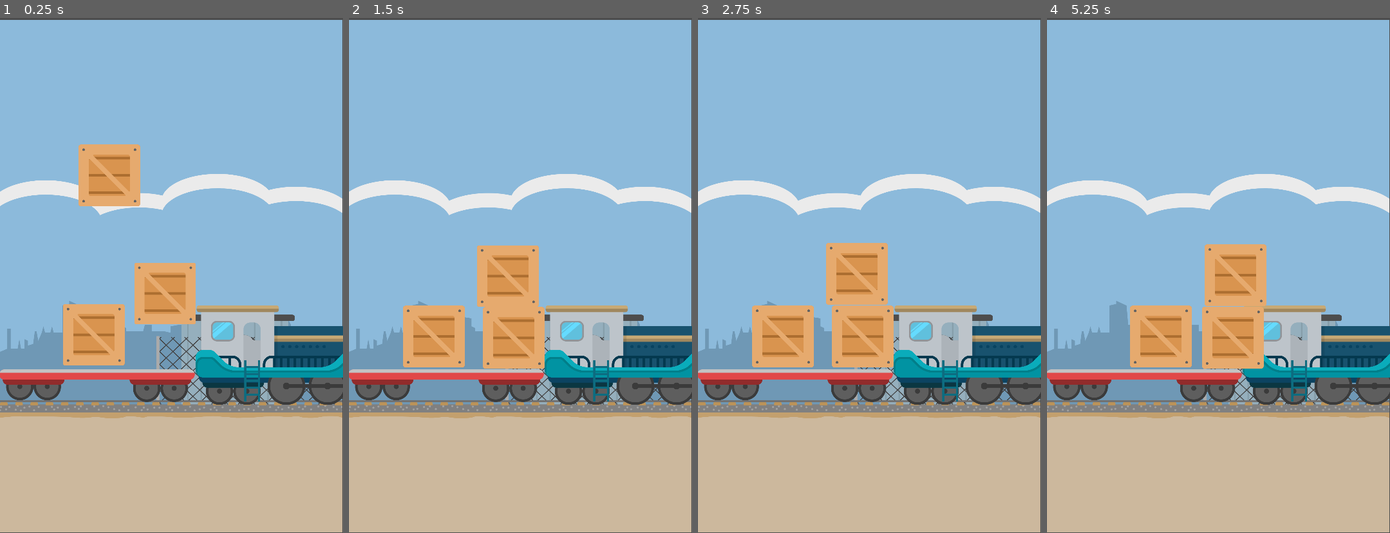
Above: before the commit, frames 1-4 (left to right).
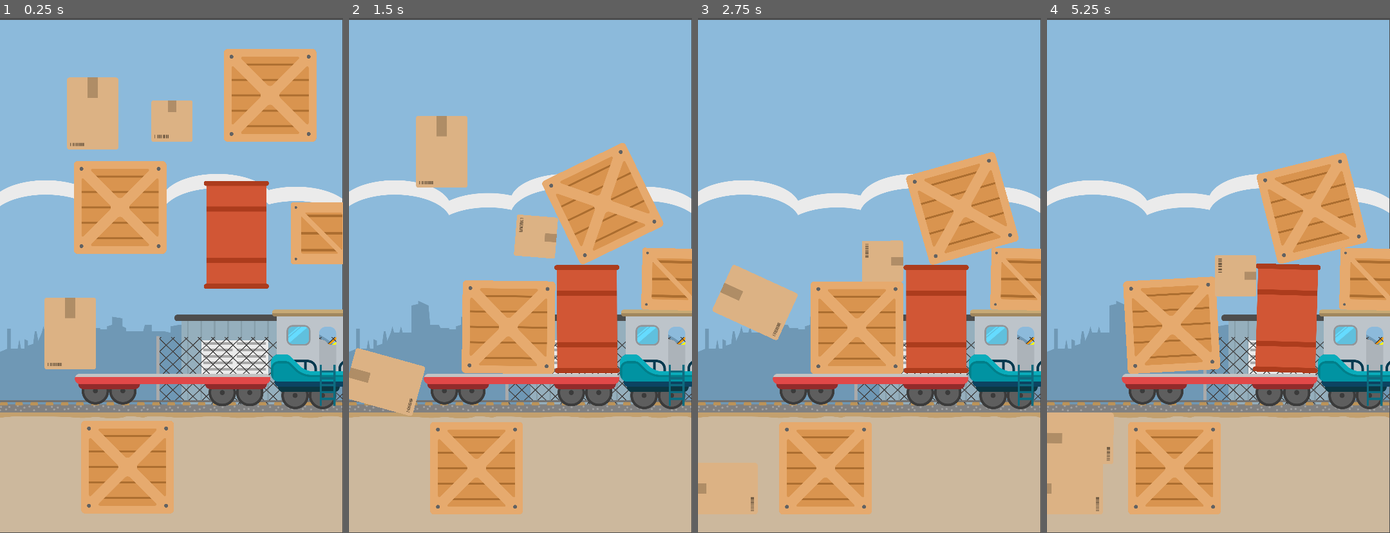
Above: after the commit, the same moments.

Repository: bonsaipropaganda/train-game
Game: Godot game, scene res://scenes/main.tscn
Same seed, same stepped clock (60 frames per second), same inputs: the game is played once before the commit and once after it.
Inputs (mouse positions are in pixels of both pictures, inside the frame that each line leads up to):
- Up to frame 1 (0.25 s): no input
- Up to frame 2 (1.5 s): move the mouse to (458, 229) at 0.52 s; press the mouse at (458, 229) at 0.53 s; move the mouse to (513, 337) at 1.27 s; release the mouse at (513, 337) at 1.28 s; click (513, 337) at 1.35 s
- Up to frame 3 (2.75 s): move the mouse to (783, 337) at 2.02 s; press the mouse at (783, 337) at 2.03 s
- Up to frame 4 (5.25 s): move the mouse to (1201, 378) at 2.77 s; release the mouse at (1201, 378) at 2.78 s; click (1201, 378) at 2.85 s; move the mouse to (1321, 352) at 3.52 s; press the mouse at (1321, 352) at 3.53 s; tap Enter at 4.25 s; move the mouse to (1115, 198) at 4.27 s; release the mouse at (1115, 198) at 4.28 s; click (1115, 198) at 4.35 s; tap Space at 5 s; move the mouse to (1235, 275) at 5.02 s; press the mouse at (1235, 275) at 5.03 s

The runs differ from the first frame. In frame 1, 37% of the frame differs, in the area x 0-100%, y 6-97%; in frame 2, 33%; in frame 3, 32%; in frame 4, 32%.

Commit message:
added cargo

Diff:
--- a/scenes/cargo.gd
+++ b/code/cargo.gd
@@ -1,4 +1,4 @@
-extends CharacterBody2D
+extends RigidBody2D
 
 
 var selected = false
@@ -12,11 +12,16 @@
 	else: selected = true
 
 func _physics_process(delta: float) -> void:
-	move_and_slide()
-	# gravity logic
-	if not is_on_floor():
-		velocity.y += gravity * delta
+#	move_and_slide()
+#	# gravity logic
+#	if not is_on_floor() and not selected:
+#		velocity.y += gravity * delta
 
 	# pick up logic
 	if selected:
+		set_collision_mask_value(2, false)
+		freeze = true
 		global_position = lerp(global_position, get_global_mouse_position(), 25 * delta)
+	else:
+		freeze = false
+		set_collision_mask_value(2, true)
--- a/scenes/cargo.tscn
+++ /dev/null
@@ -1,29 +0,0 @@
-[gd_scene load_steps=5 format=3 uid="uid://lf3qkuxkclks"]
-
-[ext_resource type="Script" path="res://scenes/cargo.gd" id="1_24gut"]
-[ext_resource type="Texture2D" uid="uid://3p86djvs55f5" path="res://art/Crates etc/CrateSmall.png" id="1_lof4d"]
-
-[sub_resource type="RectangleShape2D" id="RectangleShape2D_nsu0h"]
-size = Vector2(114, 117)
-
-[sub_resource type="RectangleShape2D" id="RectangleShape2D_4a106"]
-size = Vector2(114.5, 117)
-
-[node name="Cargo" type="CharacterBody2D"]
-script = ExtResource("1_24gut")
-
-[node name="CollisionShape2D" type="CollisionShape2D" parent="."]
-position = Vector2(-1, 1.5)
-shape = SubResource("RectangleShape2D_nsu0h")
-
-[node name="Sprite2D" type="Sprite2D" parent="."]
-scale = Vector2(0.4, 0.4)
-texture = ExtResource("1_lof4d")
-
-[node name="Area2D" type="Area2D" parent="."]
-
-[node name="CollisionShape2D" type="CollisionShape2D" parent="Area2D"]
-position = Vector2(-0.25, -0.5)
-shape = SubResource("RectangleShape2D_4a106")
-
-[connection signal="input_event" from="Area2D" to="." method="_on_area_2d_input_event"]
--- /dev/null
+++ b/scenes/cargo/barrel.tscn
@@ -0,0 +1,24 @@
+[gd_scene load_steps=4 format=3 uid="uid://jvbcyqnpyogb"]
+
+[ext_resource type="PackedScene" uid="uid://lf3qkuxkclks" path="res://scenes/cargo/cargo.tscn" id="1_nk448"]
+[ext_resource type="Texture2D" uid="uid://n3fgukvi5p7f" path="res://art/Crates etc/Barrel.png" id="2_00cps"]
+
+[sub_resource type="RectangleShape2D" id="RectangleShape2D_vka5w"]
+size = Vector2(111.125, 199.25)
+
+[node name="Barrel" instance=ExtResource("1_nk448")]
+mass = 0.4
+
+[node name="CollisionPolygon2D" type="CollisionPolygon2D" parent="." index="0"]
+polygon = PackedVector2Array(61, 101, -61, 101, -61, 91, -56, 91, -56, -91, -61, -91, -61, -101, 61, -101, 61, -90, 56, -90, 56, 91, 61, 91)
+
+[node name="CollisionShape2D" parent="." index="1"]
+position = Vector2(0, 0)
+
+[node name="Sprite2D" parent="." index="2"]
+texture = ExtResource("2_00cps")
+
+[node name="CollisionShape2D" parent="Area2D" index="0"]
+visible = false
+position = Vector2(0.4375, -0.625)
+shape = SubResource("RectangleShape2D_vka5w")
--- /dev/null
+++ b/scenes/cargo/cardboard_small.tscn
@@ -0,0 +1,24 @@
+[gd_scene load_steps=5 format=3 uid="uid://cw7e3nb2c0g3d"]
+
+[ext_resource type="PackedScene" uid="uid://lf3qkuxkclks" path="res://scenes/cargo/cargo.tscn" id="1_vkdyw"]
+[ext_resource type="Texture2D" uid="uid://bjfgjec5rs3h0" path="res://art/Crates etc/CardboardSmall.png" id="2_uuqe5"]
+
+[sub_resource type="RectangleShape2D" id="RectangleShape2D_4sy2l"]
+size = Vector2(75.5, 72.5)
+
+[sub_resource type="RectangleShape2D" id="RectangleShape2D_po2nf"]
+size = Vector2(76, 76)
+
+[node name="CardboardSmall" instance=ExtResource("1_vkdyw")]
+mass = 0.1
+
+[node name="CollisionShape2D" parent="." index="0"]
+position = Vector2(0.25, -1)
+shape = SubResource("RectangleShape2D_4sy2l")
+
+[node name="Sprite2D" parent="." index="1"]
+texture = ExtResource("2_uuqe5")
+
+[node name="CollisionShape2D" parent="Area2D" index="0"]
+position = Vector2(0, 0)
+shape = SubResource("RectangleShape2D_po2nf")
--- /dev/null
+++ b/scenes/cargo/cardboard_tall.tscn
@@ -0,0 +1,24 @@
+[gd_scene load_steps=5 format=3 uid="uid://dr2o0shesy2hd"]
+
+[ext_resource type="PackedScene" uid="uid://lf3qkuxkclks" path="res://scenes/cargo/cargo.tscn" id="1_tu5nf"]
+[ext_resource type="Texture2D" uid="uid://b1we7omnfy1t1" path="res://art/Crates etc/CardboardTall.png" id="2_7hnvt"]
+
+[sub_resource type="RectangleShape2D" id="RectangleShape2D_g3snw"]
+size = Vector2(94, 132.75)
+
+[sub_resource type="RectangleShape2D" id="RectangleShape2D_nidao"]
+size = Vector2(97, 134)
+
+[node name="CardboardTall" instance=ExtResource("1_tu5nf")]
+mass = 0.12
+
+[node name="CollisionShape2D" parent="." index="0"]
+position = Vector2(0, -0.375)
+shape = SubResource("RectangleShape2D_g3snw")
+
+[node name="Sprite2D" parent="." index="1"]
+texture = ExtResource("2_7hnvt")
+
+[node name="CollisionShape2D" parent="Area2D" index="0"]
+position = Vector2(0.5, -1)
+shape = SubResource("RectangleShape2D_nidao")
--- /dev/null
+++ b/scenes/cargo/cargo.tscn
@@ -0,0 +1,23 @@
+[gd_scene load_steps=2 format=3 uid="uid://lf3qkuxkclks"]
+
+[ext_resource type="Script" path="res://code/cargo.gd" id="1_1kvnw"]
+
+[node name="Cargo" type="RigidBody2D"]
+collision_layer = 3
+collision_mask = 3
+mass = 0.25
+gravity_scale = 0.5
+script = ExtResource("1_1kvnw")
+
+[node name="CollisionShape2D" type="CollisionShape2D" parent="."]
+position = Vector2(-1, 1.5)
+
+[node name="Sprite2D" type="Sprite2D" parent="."]
+scale = Vector2(0.4, 0.4)
+
+[node name="Area2D" type="Area2D" parent="."]
+
+[node name="CollisionShape2D" type="CollisionShape2D" parent="Area2D"]
+position = Vector2(-0.25, -0.5)
+
+[connection signal="input_event" from="Area2D" to="." method="_on_area_2d_input_event"]
--- /dev/null
+++ b/scenes/cargo/crate_big.tscn
@@ -0,0 +1,24 @@
+[gd_scene load_steps=5 format=3 uid="uid://c0mei788y83pl"]
+
+[ext_resource type="PackedScene" uid="uid://lf3qkuxkclks" path="res://scenes/cargo/cargo.tscn" id="1_lxppm"]
+[ext_resource type="Texture2D" uid="uid://eq1dh0ldlpx1" path="res://art/Crates etc/CrateBig.png" id="2_ewkp1"]
+
+[sub_resource type="RectangleShape2D" id="RectangleShape2D_024kh"]
+size = Vector2(174, 171)
+
+[sub_resource type="RectangleShape2D" id="RectangleShape2D_d4y2o"]
+size = Vector2(172, 172)
+
+[node name="CrateBig" instance=ExtResource("1_lxppm")]
+
+[node name="CollisionShape2D" parent="." index="0"]
+position = Vector2(0, -0.5)
+shape = SubResource("RectangleShape2D_024kh")
+
+[node name="Sprite2D" parent="." index="1"]
+scale = Vector2(0.3, 0.3)
+texture = ExtResource("2_ewkp1")
+
+[node name="CollisionShape2D" parent="Area2D" index="0"]
+position = Vector2(0, 0)
+shape = SubResource("RectangleShape2D_d4y2o")
--- /dev/null
+++ b/scenes/cargo/crate_small.tscn
@@ -0,0 +1,23 @@
+[gd_scene load_steps=5 format=3 uid="uid://bifpdbipt7rbs"]
+
+[ext_resource type="PackedScene" uid="uid://lf3qkuxkclks" path="res://scenes/cargo/cargo.tscn" id="1_o018x"]
+[ext_resource type="Texture2D" uid="uid://3p86djvs55f5" path="res://art/Crates etc/CrateSmall.png" id="2_mkmyk"]
+
+[sub_resource type="RectangleShape2D" id="RectangleShape2D_qynul"]
+size = Vector2(114, 114)
+
+[sub_resource type="RectangleShape2D" id="RectangleShape2D_2vst0"]
+size = Vector2(114, 115)
+
+[node name="CrateSmall" instance=ExtResource("1_o018x")]
+
+[node name="CollisionShape2D" parent="." index="0"]
+position = Vector2(0, 0)
+shape = SubResource("RectangleShape2D_qynul")
+
+[node name="Sprite2D" parent="." index="1"]
+texture = ExtResource("2_mkmyk")
+
+[node name="CollisionShape2D" parent="Area2D" index="0"]
+position = Vector2(0, 0.5)
+shape = SubResource("RectangleShape2D_2vst0")
--- a/scenes/game_scene.tscn
+++ b/scenes/game_scene.tscn
@@ -1,9 +1,14 @@
-[gd_scene load_steps=5 format=3 uid="uid://6mefnskswu1p"]
+[gd_scene load_steps=10 format=3 uid="uid://6mefnskswu1p"]
 
 [ext_resource type="Texture2D" uid="uid://cmf0r5hefdna" path="res://art/Background/Background.png" id="1_giw0q"]
 [ext_resource type="PackedScene" uid="uid://byvdqqfcsxwip" path="res://scenes/train.tscn" id="2_jndsp"]
 [ext_resource type="PackedScene" uid="uid://bb3cu507wseap" path="res://scenes/train_bed.tscn" id="3_182li"]
-[ext_resource type="PackedScene" uid="uid://lf3qkuxkclks" path="res://scenes/cargo.tscn" id="4_ywgj4"]
+[ext_resource type="PackedScene" uid="uid://38q3c8lxx2ea" path="res://scenes/invisble_barrier.tscn" id="5_7tujy"]
+[ext_resource type="PackedScene" uid="uid://c0mei788y83pl" path="res://scenes/cargo/crate_big.tscn" id="5_kcnev"]
+[ext_resource type="PackedScene" uid="uid://jvbcyqnpyogb" path="res://scenes/cargo/barrel.tscn" id="6_nv88b"]
+[ext_resource type="PackedScene" uid="uid://cw7e3nb2c0g3d" path="res://scenes/cargo/cardboard_small.tscn" id="7_yk7vb"]
+[ext_resource type="PackedScene" uid="uid://dr2o0shesy2hd" path="res://scenes/cargo/cardboard_tall.tscn" id="8_0i5gc"]
+[ext_resource type="PackedScene" uid="uid://bifpdbipt7rbs" path="res://scenes/cargo/crate_small.tscn" id="9_ae7kk"]
 
 [node name="game_scene" type="Node2D"]
 
@@ -13,16 +18,49 @@
 texture = ExtResource("1_giw0q")
 
 [node name="Train" parent="." instance=ExtResource("2_jndsp")]
-position = Vector2(560, 618)
+position = Vector2(701, 626)
 
 [node name="TrainBed" parent="." instance=ExtResource("3_182li")]
-position = Vector2(181, 675)
+position = Vector2(322, 683)
 
-[node name="Cargo" parent="." instance=ExtResource("4_ywgj4")]
-position = Vector2(204, 265)
+[node name="InvisbleBarrier" parent="." instance=ExtResource("5_7tujy")]
+position = Vector2(317, 967)
+scale = Vector2(-4.22024, 1)
 
-[node name="Cargo2" parent="." instance=ExtResource("4_ywgj4")]
-position = Vector2(308, 485)
+[node name="InvisbleBarrier2" parent="." instance=ExtResource("5_7tujy")]
+position = Vector2(298, -45)
+scale = Vector2(-4.22024, 1)
 
-[node name="Cargo3" parent="." instance=ExtResource("4_ywgj4")]
-position = Vector2(175, 562)
+[node name="InvisbleBarrier3" parent="." instance=ExtResource("5_7tujy")]
+position = Vector2(-136, 502)
+rotation = 1.5708
+scale = Vector2(-5.33017, 1)
+
+[node name="InvisbleBarrier4" parent="." instance=ExtResource("5_7tujy")]
+position = Vector2(729, 499)
+rotation = 1.5708
+scale = Vector2(-5.33017, 1)
+
+[node name="CrateBig" parent="." instance=ExtResource("5_kcnev")]
+position = Vector2(224, 339)
+
+[node name="Barrel" parent="." instance=ExtResource("6_nv88b")]
+position = Vector2(441, 390)
+
+[node name="CardboardSmall" parent="." instance=ExtResource("7_yk7vb")]
+position = Vector2(321, 178)
+
+[node name="CardboardTall" parent="." instance=ExtResource("8_0i5gc")]
+position = Vector2(173, 164)
+
+[node name="CrateBig2" parent="." instance=ExtResource("5_kcnev")]
+position = Vector2(504, 130)
+
+[node name="CrateBig3" parent="." instance=ExtResource("5_kcnev")]
+position = Vector2(238, 823)
+
+[node name="CardboardTall2" parent="." instance=ExtResource("8_0i5gc")]
+position = Vector2(131, 574)
+
+[node name="CrateSmall" parent="." instance=ExtResource("9_ae7kk")]
+position = Vector2(600, 387)
--- /dev/null
+++ b/scenes/invisble_barrier.tscn
@@ -0,0 +1,9 @@
+[gd_scene load_steps=2 format=3 uid="uid://38q3c8lxx2ea"]
+
+[sub_resource type="RectangleShape2D" id="RectangleShape2D_vbu26"]
+size = Vector2(186, 86)
+
+[node name="InvisbleBarrier" type="StaticBody2D"]
+
+[node name="CollisionShape2D" type="CollisionShape2D" parent="."]
+shape = SubResource("RectangleShape2D_vbu26")
--- a/scenes/train.tscn
+++ b/scenes/train.tscn
@@ -2,8 +2,15 @@
 
 [ext_resource type="Texture2D" uid="uid://bbsmjwcmmqyji" path="res://art/Trains etc/Train.png" id="1_bl4ql"]
 
-[node name="Train" type="Node2D"]
+[node name="Train" type="StaticBody2D"]
+collision_layer = 2
+collision_mask = 3
 
 [node name="Sprite2D" type="Sprite2D" parent="."]
 scale = Vector2(0.4, 0.4)
 texture = ExtResource("1_bl4ql")
+
+[node name="CollisionPolygon2D" type="CollisionPolygon2D" parent="."]
+position = Vector2(-17, -2)
+scale = Vector2(17.16, 8.12)
+polygon = PackedVector2Array(-1.3986, -9.72906, -1.34033, -8.37438, -1.80653, -8.25123, -1.80653, -5.41872, 6.00233, -5.29557, 5.94406, -8.12808, 5.71096, -8.12808, 5.65268, -9.1133, 8.56643, -8.99015, 8.56643, -8.25123, 8.21678, -8.00493, 8.33333, -5.29557, 9.73193, -5.04926, 10.0233, -4.92611, 10.1399, 0.123153, 10.7809, 1.10837, 10.8974, 2.21675, 12.3543, 2.3399, 12.3543, 6.15764, 11.9464, 6.40394, 11.9464, 10.468, 10.4895, 8.74384, 9.55711, 6.65025, -2.331, 6.65025, -2.50583, 7.75862, -3.14685, 8.62069, -3.2634, 12.3153, -3.61305, 12.3153, -3.67133, 10.8374, -4.77855, 10.8374, -4.83683, 12.1921, -5.24476, 12.1921, -5.18648, 8.86699, -9.44056, 8.86699, -9.67366, 8.00493, -10.0233, 6.65025, -10.4312, 5.54187, -10.373, 0.985222, -9.84848, 0.123153, -9.84848, -8.25123, -10.2564, -8.37438, -10.3147, -10.0985)
--- a/scenes/train_bed.tscn
+++ b/scenes/train_bed.tscn
@@ -6,6 +6,8 @@
 size = Vector2(356, 20)
 
 [node name="TrainBed" type="StaticBody2D"]
+collision_layer = 2
+collision_mask = 2
 
 [node name="Sprite2D" type="Sprite2D" parent="."]
 scale = Vector2(0.4, 0.4)
